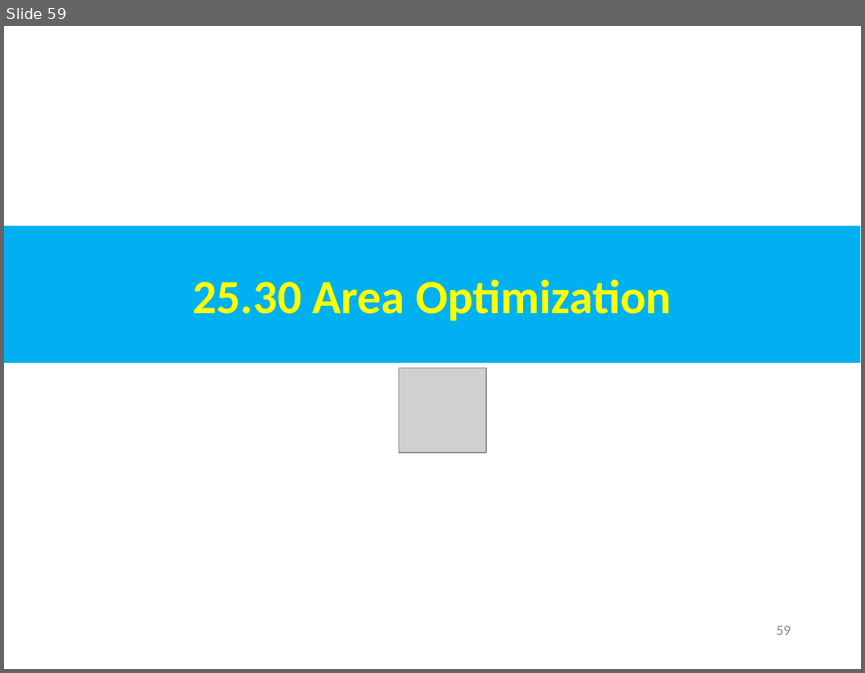
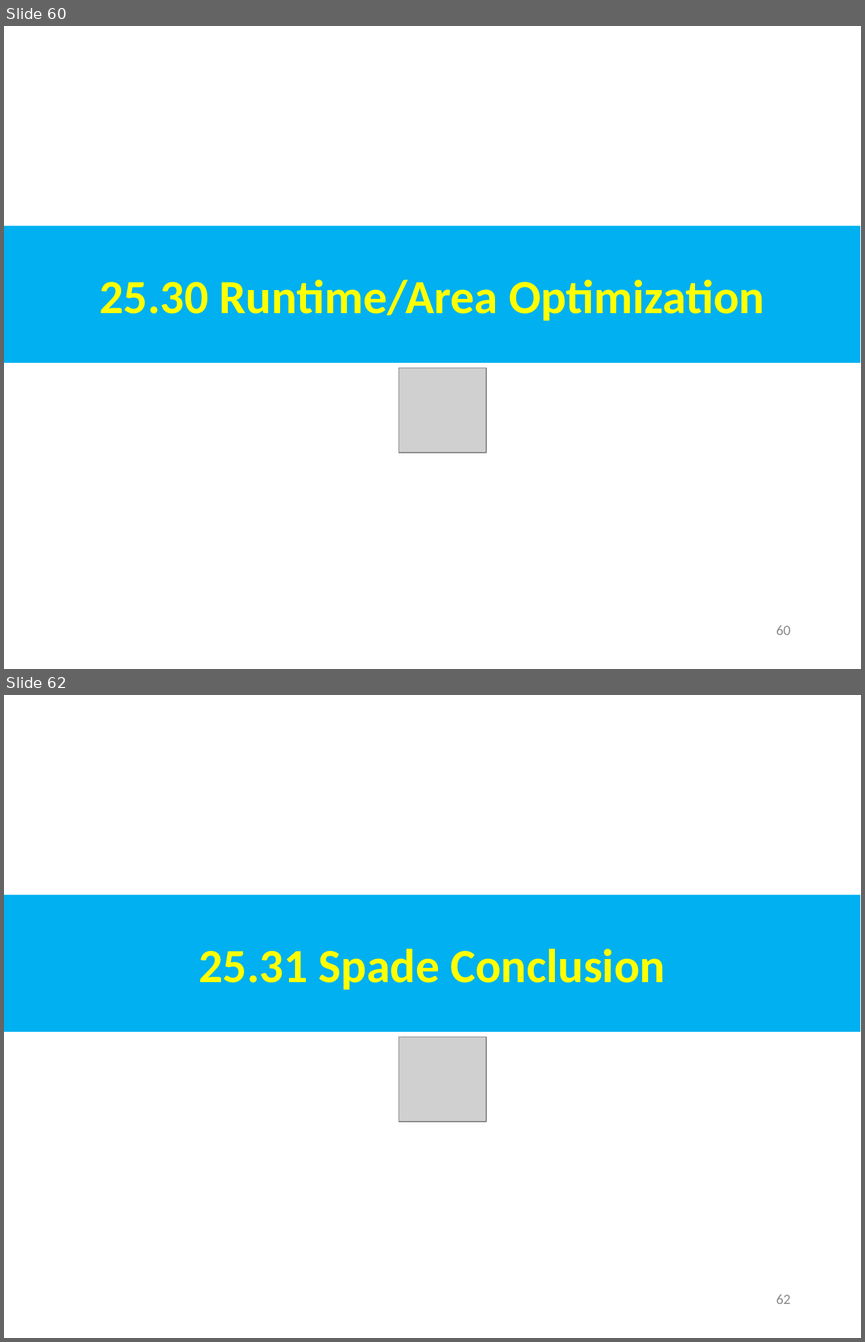
Before and after one commit to peterhchen/AIU_CS800_Chisel, a slide deck: 500_UCSC_HWD/025_Spade_HDL/000_Video/025.Spade_HDL.ppt. Shown one above the other, each under a label of ours: slide 59 before the commit, slides 60 and 62 after it; the slides between them are not shown. The pictures are 865x673 and 865x1342 pixels, drawn with LibreOffice and Linux fonts; fonts in the diff are those of the drawing; grey boxes stand for pictures. Boxes give left, top, right and bottom in pixels: in the first picture for what was removed or moved away, otherwise in the second. Text is boxed around its words. In the diff, an @@ line names an element or a change of style, - is before the commit and + after.

```diff
--- a/500_UCSC_HWD/025_Spade_HDL/000_Video/025.Spade_HDL.ppt
+++ b/500_UCSC_HWD/025_Spade_HDL/000_Video/025.Spade_HDL.ppt
@@ slide 62 added at bbox=[4, 695, 861, 1338], background #FFFFFF @@
@@ rectangle added at bbox=[4, 895, 860, 1032], fill #00B0F0, 40 pt, text #FFFF00, bold @@
+25.31 Spade Conclusion
@@ picture added at bbox=[399, 1037, 486, 1121] @@
@@ page number added at bbox=[776, 1294, 790, 1304], 12 pt, text #8B8B8B @@
+62
@@ what was slide 59 is now slide 60 @@
@@ slide 60 changed as well @@
@@ text in rectangle at bbox=[99, 279, 764, 320]: text changed @@
-25.30 Area Optimization
+25.30 Runtime/Area Optimization
@@ page number at bbox=[776, 625, 790, 635]: text changed @@
-59
+60
```
Also in this commit, not shown: 2 other slides changed, 4 other slides added.
